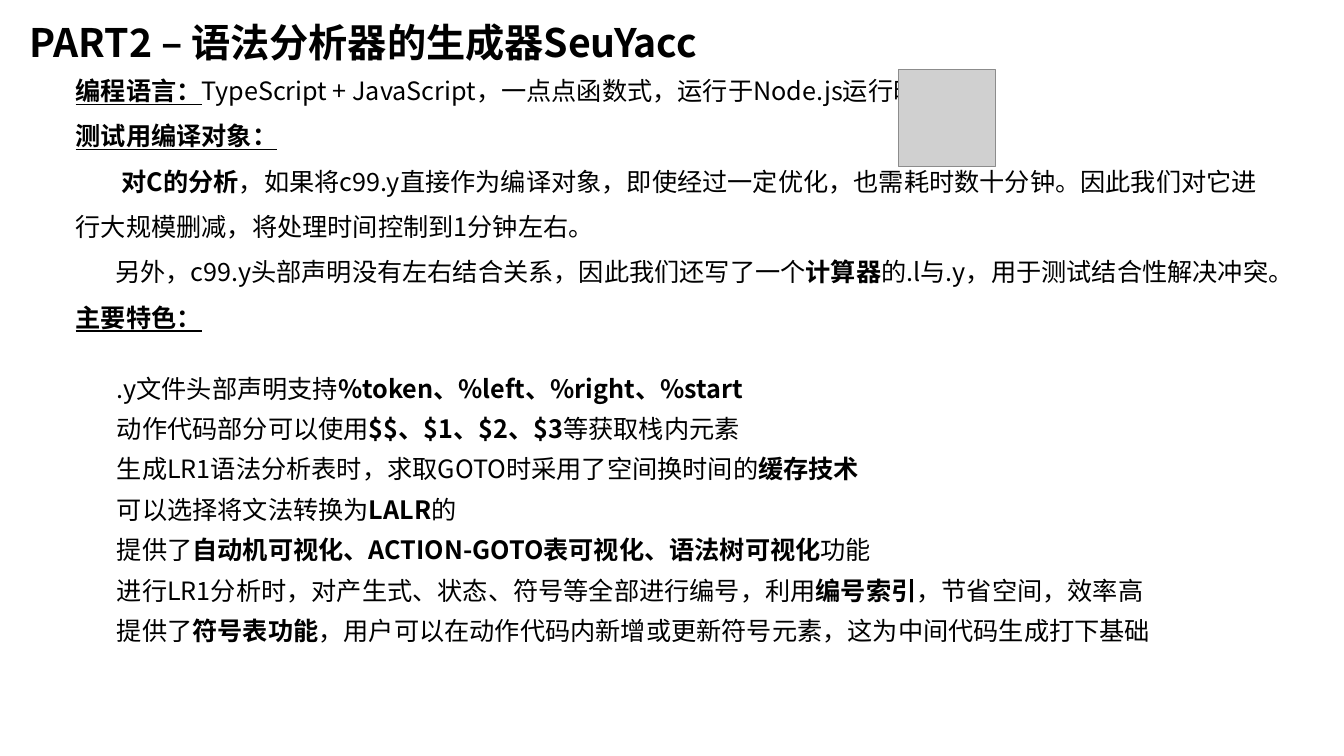
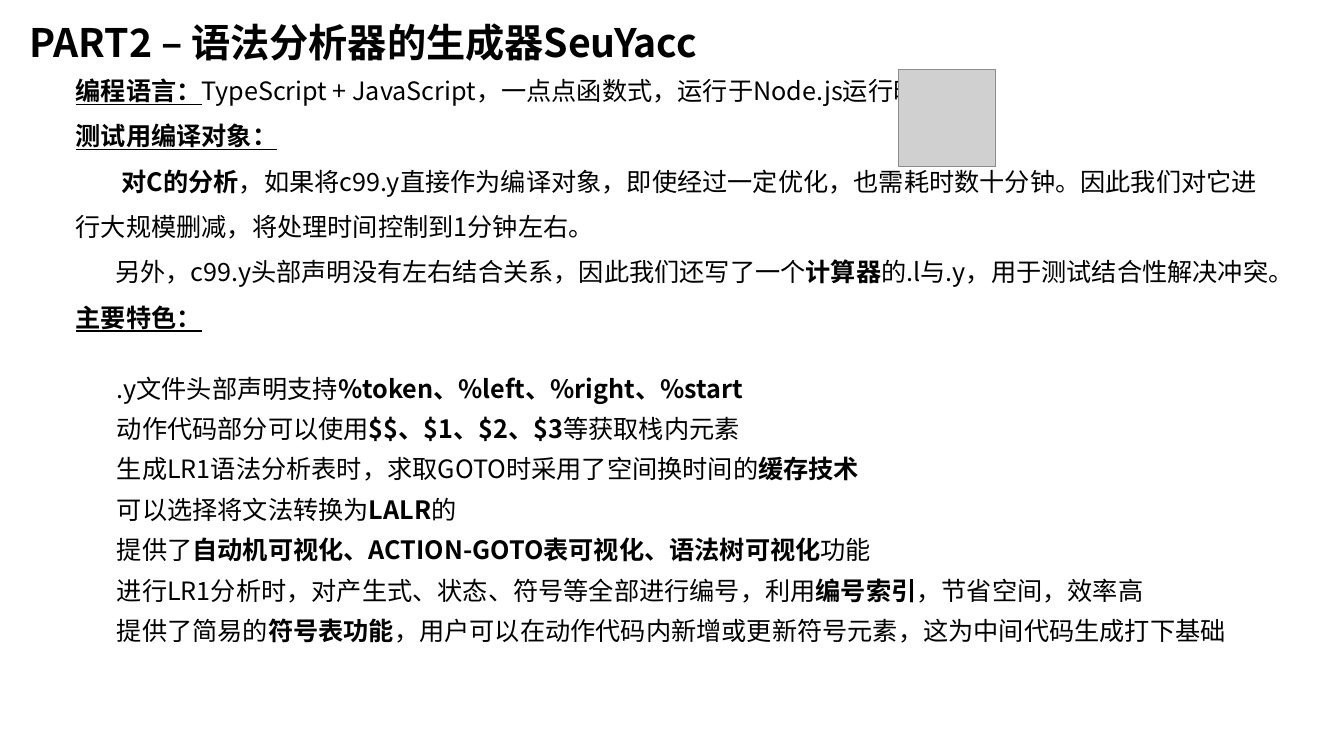
Before and after one commit to z0gSh1u/seu-lex-yacc, a slide deck: slide 15 of doc/答辩Slides.pptx. Drawn at 1344x756 pixels with LibreOffice and Linux fonts; fonts in the diff are those of the drawing; grey boxes stand for pictures. Boxes give left, top, right and bottom in pixels: in the first picture for what was removed or moved away, otherwise in the second. Text is boxed around its words. In the diff, an @@ line names an element or a change of style, - is before the commit and + after.

```diff
--- a/doc/答辩Slides.pptx
+++ b/doc/答辩Slides.pptx
@@ table at (x1=107, y1=364, x2=1268, y2=687) @@
-row 7, column 1: 提供了符号表功能，用户可以在动作代码内新增或更新符号元素，这为中间代码生成打下基础
+row 7, column 1: 提供了简易的符号表功能，用户可以在动作代码内新增或更新符号元素，这为中间代码生成打下基础
@@ table resized from (x1=107, y1=364, x2=1224, y2=687) to (x1=107, y1=364, x2=1268, y2=687) @@
```
Also in this commit, not shown: 3 other slides changed, 2 other files.
